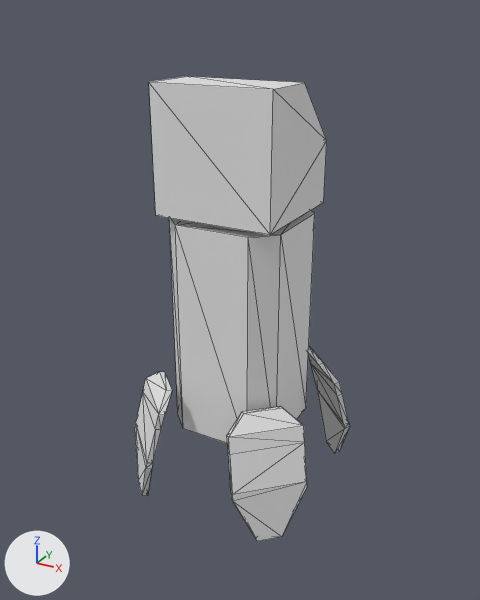
A saved change to the glTF model Assets/Meshes/Enemies/robot_basic.glb.
Camera for both pictures: a 50 mm camera at (1.63, -2.99, 2.53) aimed at (-0.02, 0.02, 1.02). The lights are fixed; the arrows at lower left show +X, +Y and +Z. Mesh edges are drawn as thin lines. Where no turn or scale is listed for an object, it has been applied to the vertices. Vertices at the same position are counted once.
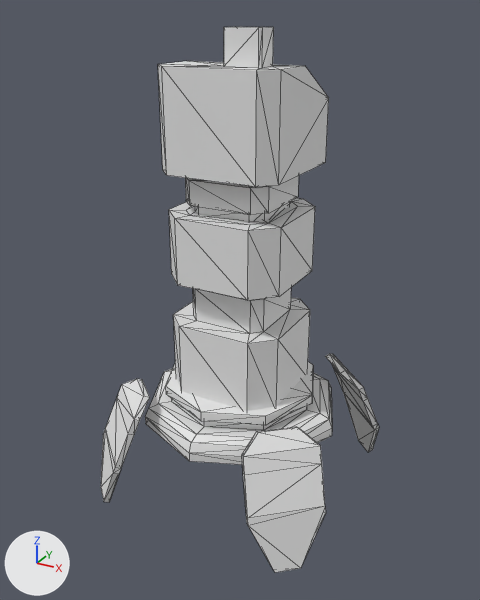
Diff of the bpy script that builds the scene:
```diff
--- a/Assets/Meshes/Enemies/robot_basic.glb.py
+++ b/Assets/Meshes/Enemies/robot_basic.glb.py
@@ me_cube_001 @@
 # used by ob_cube; location = (0.00219, 0.00332, 0.306); rotation_euler = (0.0, 0.0, 1.571), in degrees (0, 0, 90); scale = (0.325, 0.325, 0.325)
-me_cube_001.from_pydata(...)  # 16 vertices, 28 faces; spans x -1.0..1.0, y -1.0..1.0, z 0.0..3.75
+me_cube_001.from_pydata(...)  # 128 vertices, 244 faces; spans x -1.0..1.0, y -1.0..1.0, z -2.64..1.34
+# me_cube_001 part 3: 16 vertices removed from x -1.0..1.0, y -1.0..1.0, z 0.0..3.75; 128 vertices added at x -1.0..1.0, y -1.0..1.0, z -2.64..1.34
@@ me_cube_002 @@
 # used by ob_cube_001; location = (0.00219, 0.00332, 1.885); rotation_euler = (0.0, 0.0, 1.571), in degrees (0, 0, 90); scale = (0.325, 0.325, 0.325)
-me_cube_002.from_pydata(...)  # 10 vertices, 16 faces; spans x -1.0..1.0, y -1.0..1.0, z -1.0..1.0
+me_cube_002.from_pydata(...)  # 78 vertices, 144 faces; spans x -1.0..2.78, y -1.0..1.0, z -1.0..1.07
+# me_cube_002 part 4: 1 vertex moved from x -1.0, y -1.0, z -1.0 to x -0.76, y -1.0, z -1.0; 5 vertices removed from x -1.0..0.02, y -1.0..1.0, z -1.0..1.0; 21 vertices added at x -1.0..0.02, y -1.0..1.0, z -1.0..1.07
@@ me_cube_003 @@
 me_cube_003.from_pydata(...)  # 96 vertices, 176 faces; spans x -6.32..0.08, y -3.29..3.05, z -2.56..2.23
 # used by ob_cube_002; location = (0.372, 0.412, 0.417); rotation_euler = (0.0105, -0.264, 0.797), in degrees (0.6, -15, 46); scale = (0.204, 0.204, 0.204)
+# me_cube_003 part 1: the loose piece of 24 vertices spanning x -4.05..-1.66, y -3.29..-2.23, z -1.78..1.81 is deleted
+# me_cube_003 part 2: the loose piece of 24 vertices spanning x -6.32..-4.46, y -1.21..0.82, z -0.99..2.23 is deleted
@@ ob_cube @@
 ob_cube = bpy.data.objects.new('Cube', me_cube_001)
-ob_cube.location = (0.00219, 0.00332, 0.306)
+ob_cube.parent = ob_cylinder_001
+ob_cube.location = (0.00378, 0.00574, 1.721)
 ob_cube.rotation_euler = (0.0, 0.0, 1.571)  # degrees (0, 0, 90)
-ob_cube.scale = (0.325, 0.325, 0.325)
+ob_cube.scale = (0.562, 0.562, 0.562)
@@ ob_cube_001 @@
 ob_cube_001 = bpy.data.objects.new('Cube.001', me_cube_002)
-ob_cube_001.location = (0.00219, 0.00332, 1.885)
-ob_cube_001.rotation_euler = (0.0, 0.0, 1.571)  # degrees (0, 0, 90)
-ob_cube_001.scale = (0.325, 0.325, 0.325)
+ob_cube_001.parent = ob_cube
+ob_cube_001.location = (0.0, 0.0, 2.213)
@@ ob_cube_002 @@
 ob_cube_002 = bpy.data.objects.new('Cube.002', me_cube_003)
-ob_cube_002.location = (0.372, 0.412, 0.417)
-ob_cube_002.rotation_euler = (0.0105, -0.264, 0.797)  # degrees (0.6, -15, 46)
-ob_cube_002.scale = (0.204, 0.204, 0.204)
+ob_cube_002.parent = ob_cylinder_001
+ob_cube_002.location = (0.87, 0.849, -0.00445)
+ob_cube_002.rotation_euler = (0.0274, -0.41, 0.814)  # degrees (1.6, -23, 47)
+ob_cube_002.scale = (0.352, 0.352, 0.352)
@@ ob_cylinder_001 @@
+ob_cylinder_001 = bpy.data.objects.new('Cylinder.001', me_cylinder_001)  # 104 vertices, 204 faces; spans x -1.0..1.0, y -1.0..1.0, z -0.22..0.29
+ob_cylinder_001.location = (0.0, 0.0, 0.386)
+ob_cylinder_001.rotation_euler = (-0.000721, -0.000721, 0.0)  # degrees (0, 0, 0)
+ob_cylinder_001.scale = (0.579, 0.579, 0.579)
@@ ob_cube_006 @@
+ob_cube_006 = bpy.data.objects.new('Cube.006', me_cube_007)  # 24 vertices, 44 faces; spans x -0.205..0.204, y -0.202..0.204, z -0.406..0.285
+ob_cube_006.location = (-0.516, -0.507, 0.278)
@@ ob_cube_003 @@
+ob_cube_003 = bpy.data.objects.new('Cube.003', me_cube_005)  # 24 vertices, 44 faces; spans x -0.204..0.205, y -0.202..0.204, z -0.406..0.284
+ob_cube_003.location = (0.52, -0.507, 0.279)
```

Changed parts and their boxes (x1, y1, x2, y2) in the pictures (480 x 600 px):
'Cube', reshaped, moved, rescaled: before (169, 210, 315, 443); after (169, 176, 315, 411)
'Cube.001', reshaped, moved, rescaled, turned: before (149, 76, 327, 235); after (158, 27, 329, 187)
'Cube.002', reshaped, moved, turned, rescaled: before (134, 347, 350, 541); after (325, 354, 379, 452)
'Cube.003', added: after (242, 427, 326, 573)
'Cylinder.001', added: after (145, 362, 332, 465)
'Cube.006', added: after (101, 379, 150, 502)
part 1 of me_cube_003, deleted: before (227, 406, 307, 541)
part 2 of me_cube_003, deleted: before (134, 372, 172, 496)
